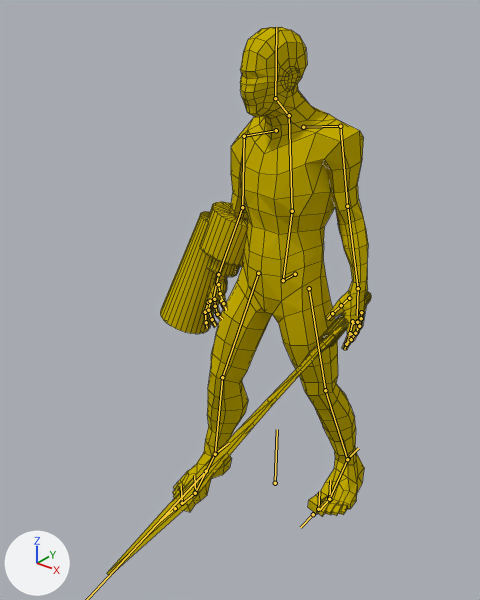
What one commit did to the Blender file MonkeyBrainsDemo_Mifth/assets/Models/Demo_01/characters/character_01/character_01.blend.
Camera for both pictures: a camera (50 mm lens) standing at (1.36, -1.96, 2.09) and looking at (0.07, -0.35, 1.08). Lighting does not change. The marker at lower left points along +X, +Y and +Z. Both versions are drawn at frame 8 of the action 'base_stand'; the numbers are the values there. The bones that bend it are drawn over the model as lines. Mesh edges are drawn as thin lines.

Objects in the first picture: 'characterMan'.
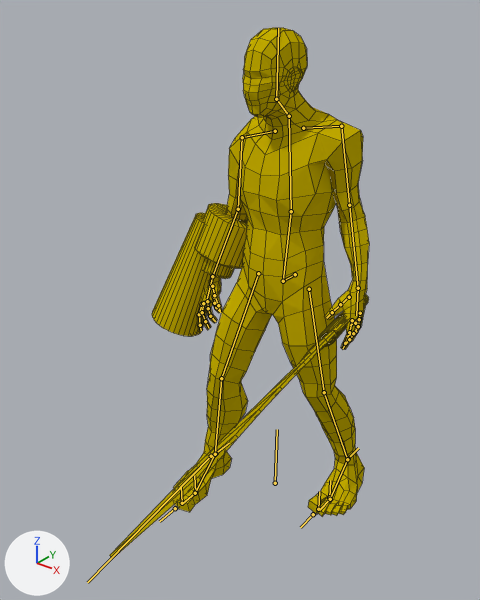
Pixel boxes (x1, y1, x2, y2) of what changed, in the pictures (480 x 600 px):
'characterMan', posed
    before: (107, 27, 371, 576)
    after: (110, 28, 369, 559)
bone 'root', root to tip
    before: (295, 274) to (283, 280)
    after: (295, 274) to (283, 281)
bone 'spine1', root to tip
    before: (283, 280) to (292, 211)
    after: (283, 281) to (291, 211)
bone 'spine2_L.001', root to tip
    before: (340, 126) to (347, 206)
    after: (341, 126) to (349, 205)
bone 'spine2_L.002', root to tip
    before: (347, 206) to (358, 288)
    after: (349, 205) to (358, 288)
bone 'spine2_R.001', root to tip
    before: (244, 136) to (242, 207)
    after: (242, 137) to (238, 209)

The change in detail:
Bone 'root' (bone_root) moves from (0.0, -0.008, 0.02) to (0.0, -0.008, 0.023).
Bone 'spine1' (bone_spine1) turns from (-9, 0, 0) to (-9, 3, 0) degrees about its own x, y and z.
Bone 'spine2_L.001' (bone_spine2_l_001) turns from (2, 3, 50) to (3, 2, 49) degrees about its own x, y and z.
Bone 'spine2_L.002' (bone_spine2_l_002) turns from (0, 0, 0) to (-6, 0, 0) degrees about its own x, y and z.
Bone 'spine2_R.001' (bone_spine2_r_001) turns from (4, 0, -28) to (2, 1, -27) degrees about its own x, y and z.
